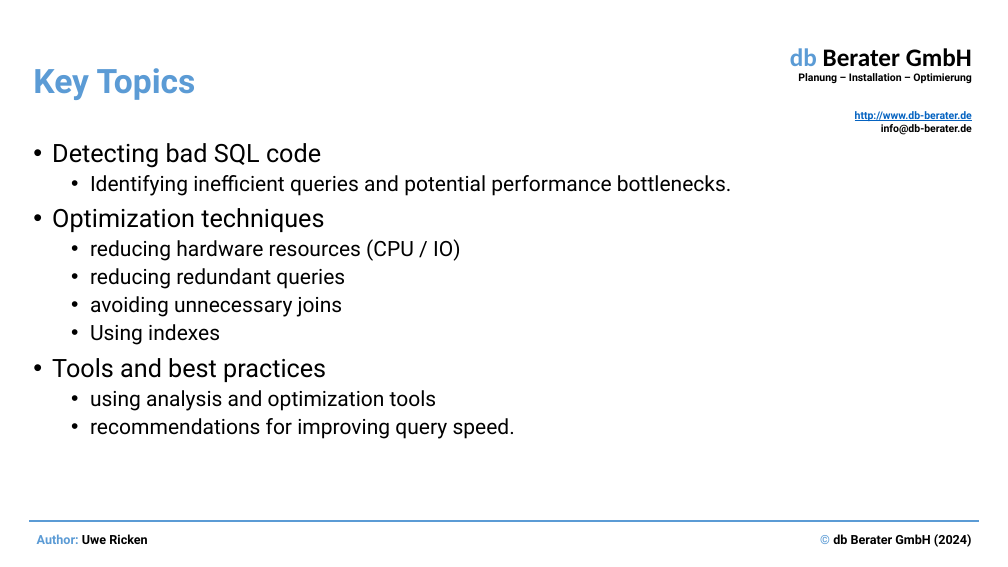
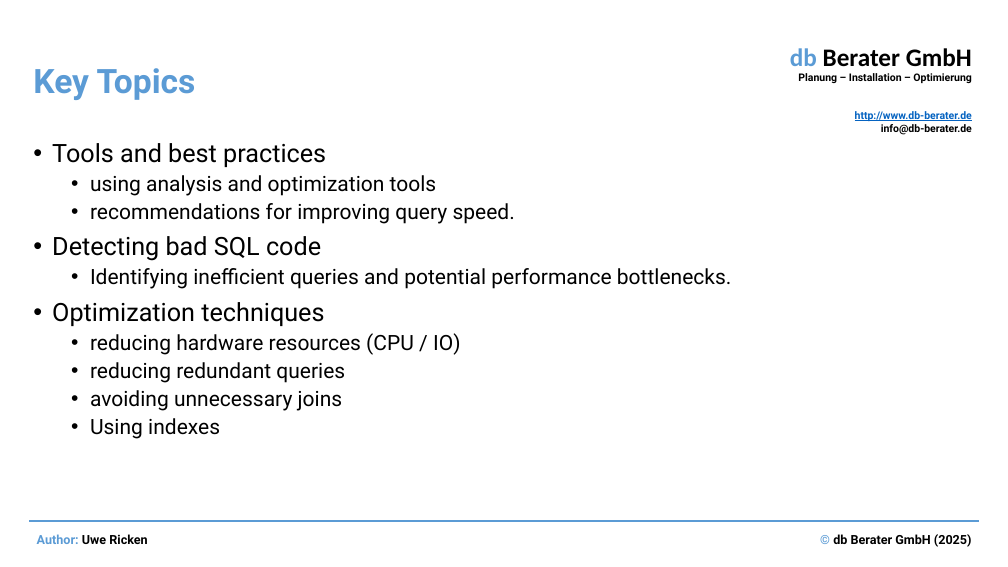
Before and after one commit to uricken1964/Workshop---Making-Bad-Codes-Better, a slide deck: slide 7 of Preparation and Documents/Performance optimization by identifying and correcting bad SQL code.pptx. Drawn at 1008x567 pixels with LibreOffice and Linux fonts; fonts in the diff are those of the drawing. Boxes give left, top, right and bottom in pixels: in the first picture for what was removed or moved away, otherwise in the second. Text is boxed around its words. In the diff, an @@ line names an element or a change of style, - is before the commit and + after.

```diff
--- a/Preparation and Documents/Performance optimization by identifying and correcting bad SQL code.pptx
+++ b/Preparation and Documents/Performance optimization by identifying and correcting bad SQL code.pptx
@@ text at (x1=52, y1=143, x2=515, y2=224): paragraphs added @@
+• Tools and best practices
+  • using analysis and optimization tools
+  • recommendations for improving query speed.
@@ text at (x1=52, y1=358, x2=515, y2=439): paragraphs removed @@
-• Tools and best practices
-  • using analysis and optimization tools
-  • recommendations for improving query speed.
@@ text at (x1=833, y1=534, x2=972, y2=547): text changed @@
-© db Berater GmbH (2024)
+© db Berater GmbH (2025)
```
Also in this commit, not shown: 18 other slides changed, 2 slides added, 1 slide removed, 18 other files.
